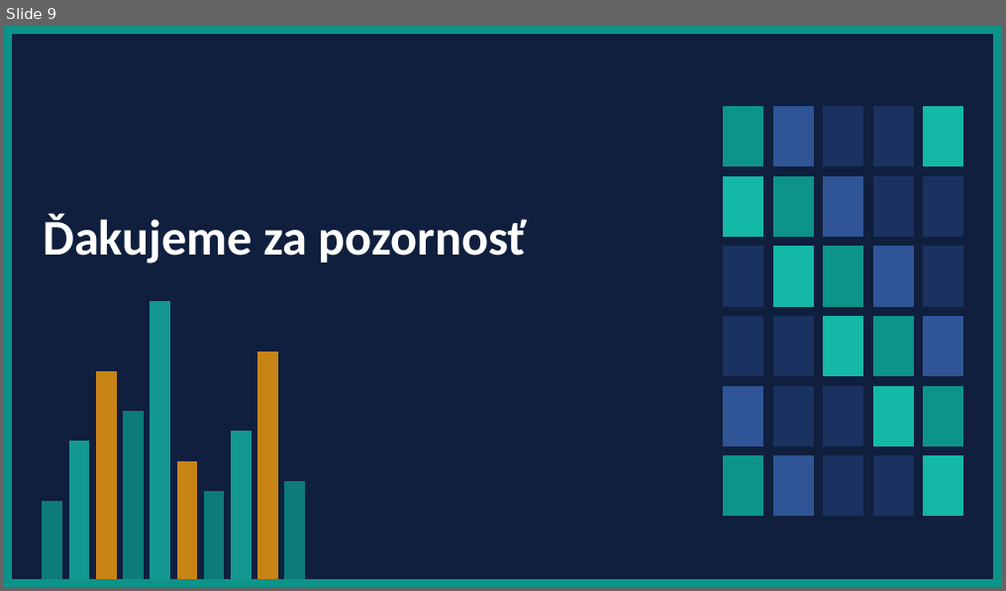
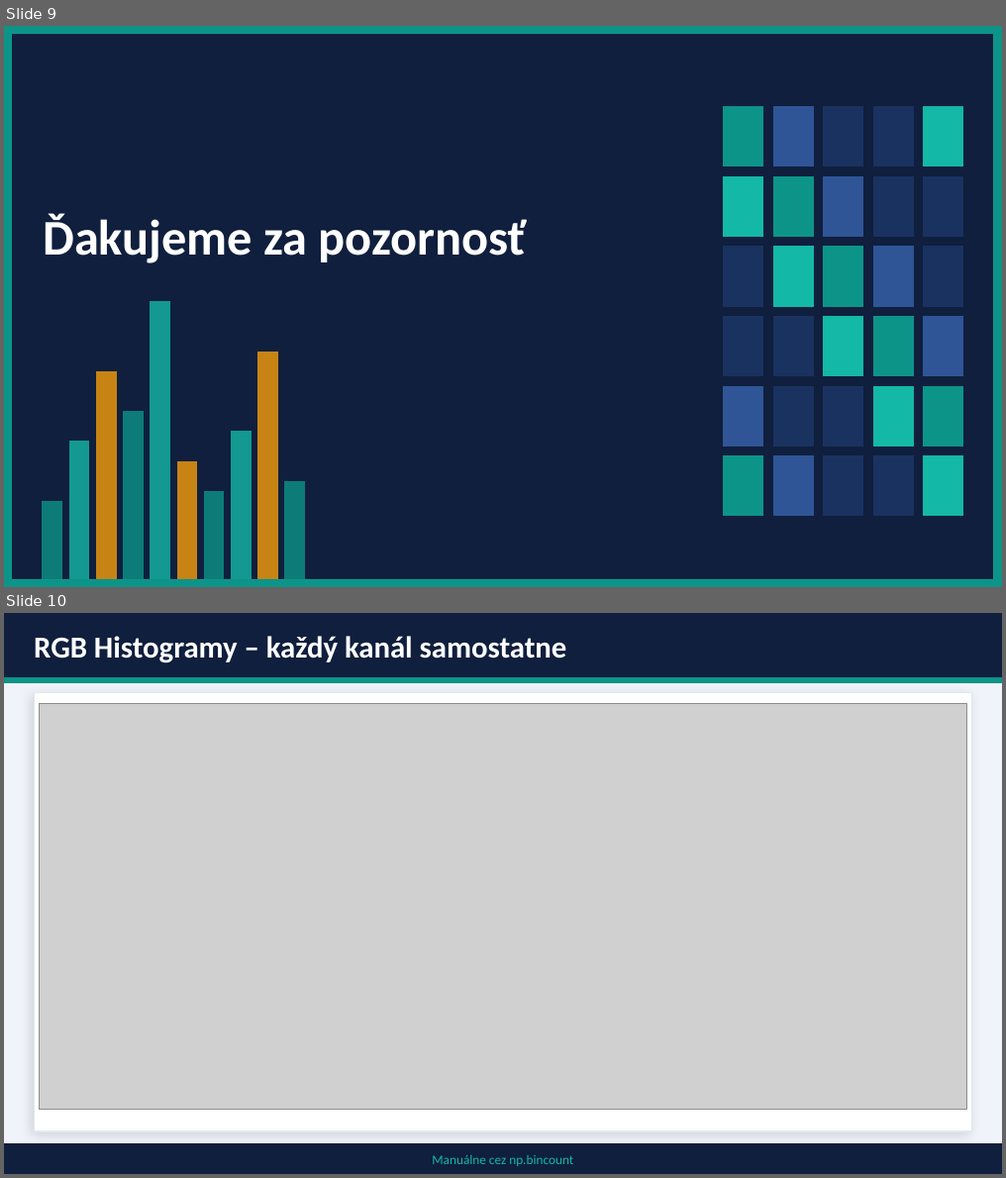
Before and after one commit to Martinbran/psvo_Kupec_Brandobur, a slide deck: Zadanie_3/Zadanie3_Prezentacia.pptx. Shown one above the other, each under a label of ours: slide 9 before the commit, slides 9 and 10 after it. The pictures are 1006x591 and 1006x1178 pixels, drawn with LibreOffice and Linux fonts; fonts in the diff are those of the drawing; grey boxes stand for pictures. Boxes give left, top, right and bottom in pixels: in the first picture for what was removed or moved away, otherwise in the second. Text is boxed around its words. In the diff, an @@ line names an element or a change of style, - is before the commit and + after.

```diff
--- a/Zadanie_3/Zadanie3_Prezentacia.pptx
+++ b/Zadanie_3/Zadanie3_Prezentacia.pptx
@@ slide 10 added at (4, 613, 1002, 1174), background #F0F4FA @@
@@ rectangle added at (4, 613, 1002, 678), fill #0F1F3D, outline #0F1F3D 1 pt @@
@@ text added at (34, 636, 567, 663), 22 pt, text #FFFFFF, bold @@
+RGB Histogramy – každý kanál samostatne
@@ rectangle added at (4, 678, 1002, 683), fill #0D9488, outline #0D9488 1 pt @@
@@ rectangle added at (34, 693, 972, 1132), fill #FFFFFF, outline #E2E8F0 1 pt @@
@@ picture added at (39, 704, 967, 1110) @@
@@ rectangle added at (4, 1145, 1002, 1174), fill #0F1F3D, outline #0F1F3D 1 pt @@
@@ text added at (432, 1156, 573, 1166), 9.5 pt, text #14B8A6 @@
+Manuálne cez np.bincount
```
Also in this commit, not shown: 3 slides changed, 3 other slides added, 1 other file.
